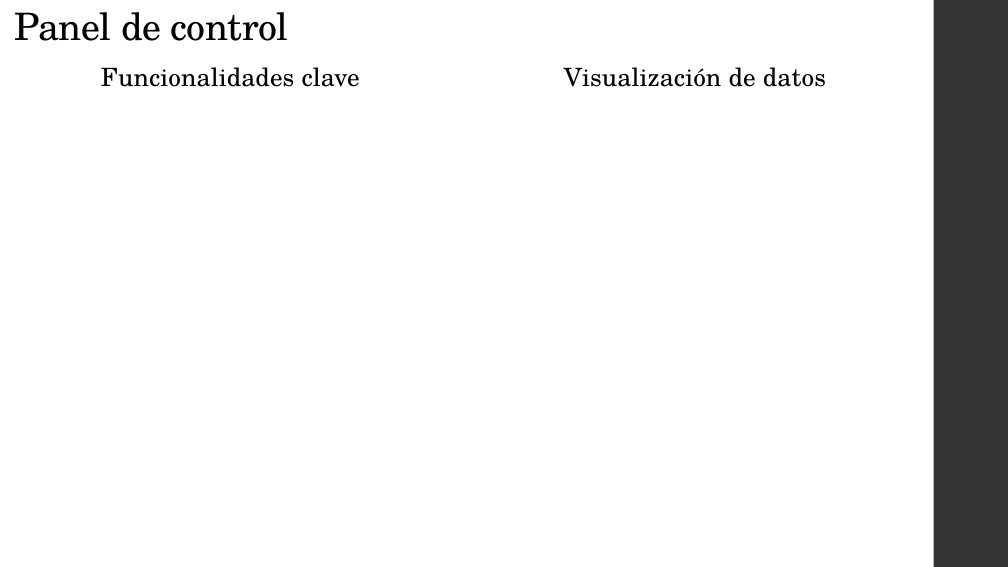
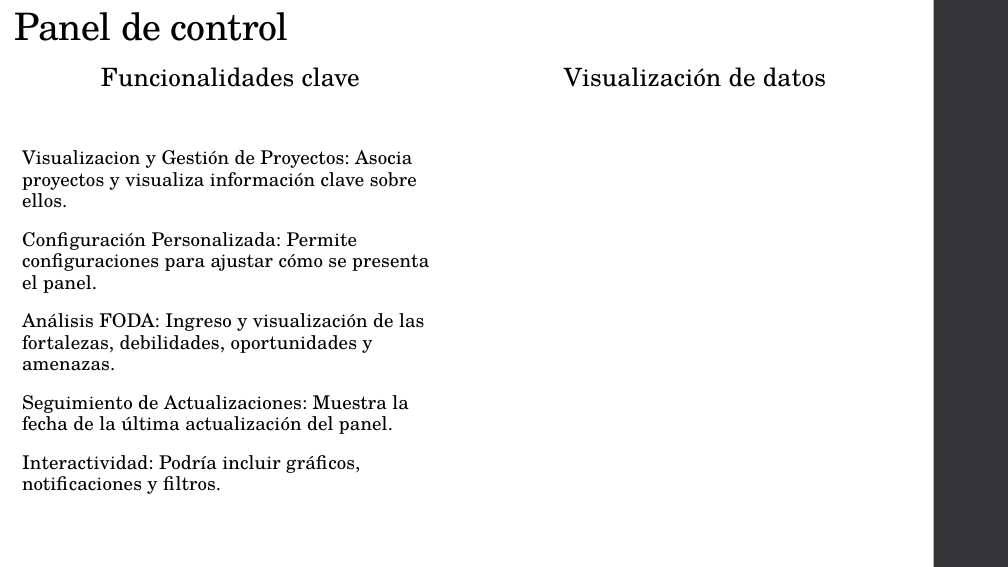
Before and after one commit to dagoes/CreativeMinds-AI, a slide deck: slide 6 of Documentation/PresentacionOdoo.pptx. Drawn at 1008x567 pixels with LibreOffice and Linux fonts; fonts in the diff are those of the drawing. Boxes give left, top, right and bottom in pixels: in the first picture for what was removed or moved away, otherwise in the second. Text is boxed around its words. In the diff, an @@ line names an element or a change of style, - is before the commit and + after.

```diff
--- a/Documentation/PresentacionOdoo.pptx
+++ b/Documentation/PresentacionOdoo.pptx
@@ text at box(22, 150, 429, 494): paragraphs added @@
+Visualizacion y Gestión de Proyectos: Asocia proyectos y visualiza información clave sobre ellos.
+Configuración Personalizada: Permite configuraciones para ajustar cómo se presenta el panel.
+Análisis FODA: Ingreso y visualización de las fortalezas, debilidades, oportunidades y amenazas.
+Seguimiento de Actualizaciones: Muestra la fecha de la última actualización del panel.
+Interactividad: Podría incluir gráficos, notificaciones y filtros.
```
Also in this commit, not shown: 3 other slides changed, 1 other file.
